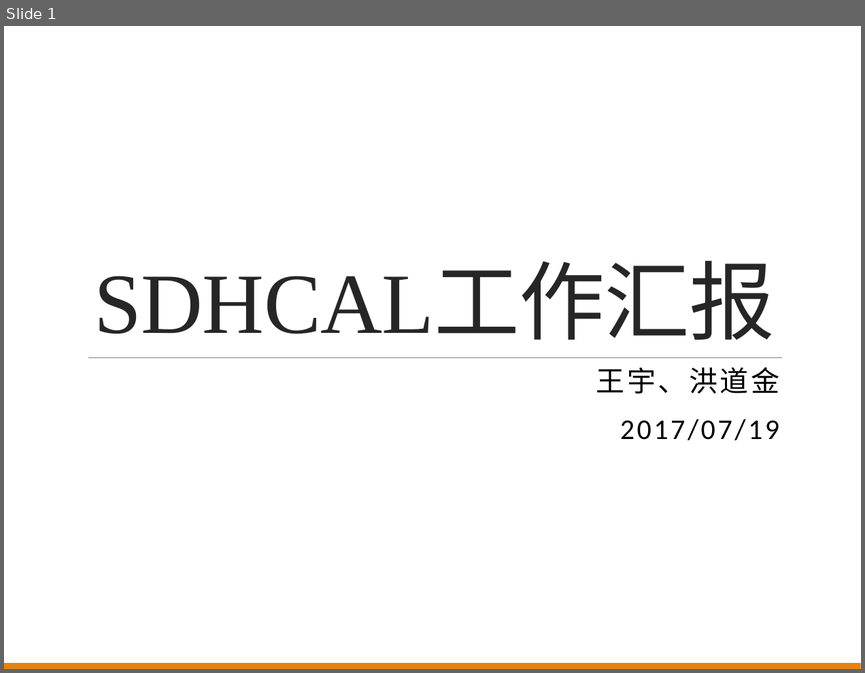
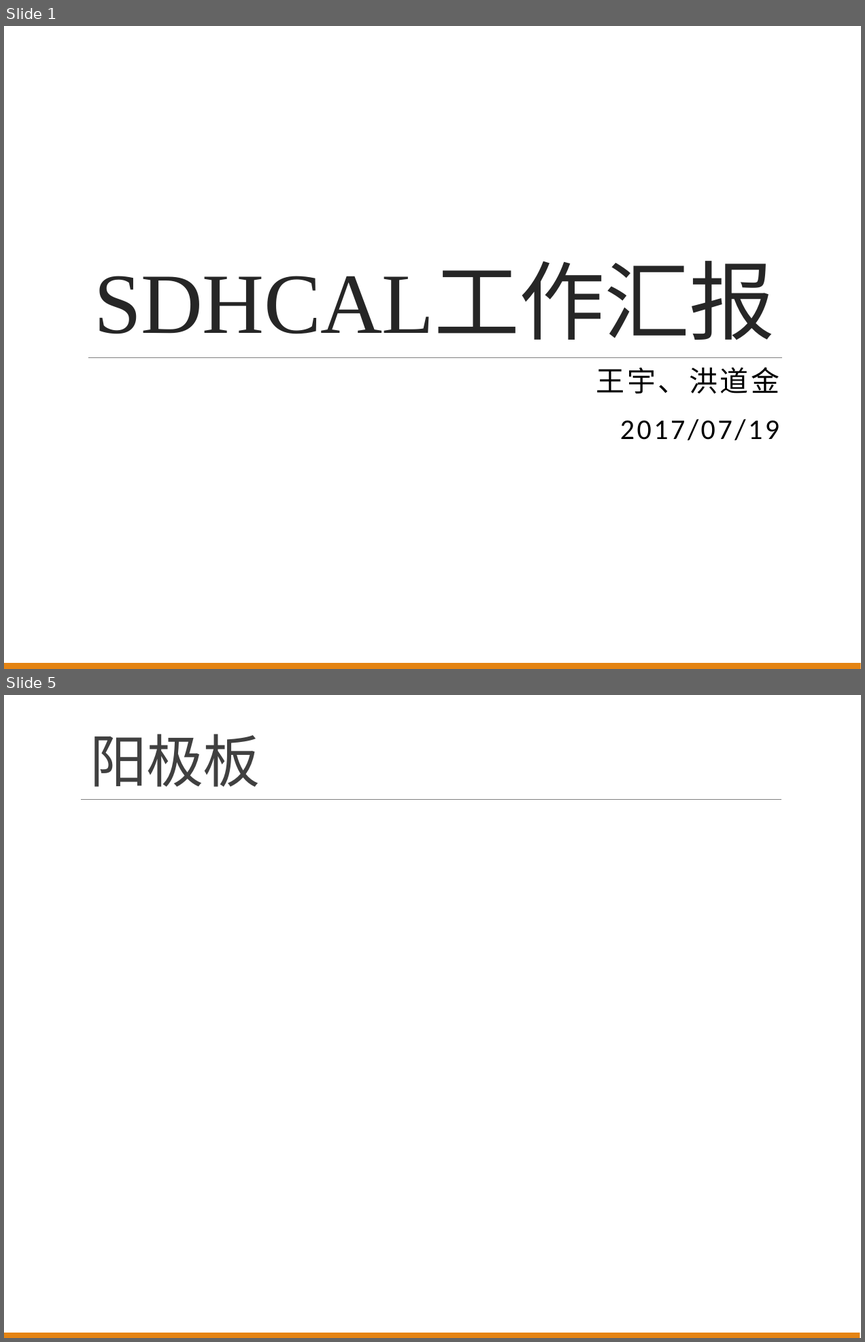
Before and after one commit to wyu0725/SDHCAL_DAQ, a slide deck: Slides/SDHCALReport20170719.pptx. Shown one above the other, each under a label of ours: slide 1 before the commit, slides 1 and 5 after it; the slides between them are not shown. The pictures are 865x673 and 865x1342 pixels, drawn with LibreOffice and Linux fonts; fonts in the diff are those of the drawing. Boxes give left, top, right and bottom in pixels: in the first picture for what was removed or moved away, otherwise in the second. Text is boxed around its words. In the diff, an @@ line names an element or a change of style, - is before the commit and + after.

```diff
--- a/Slides/SDHCALReport20170719.pptx
+++ b/Slides/SDHCALReport20170719.pptx
@@ slide 5 added at (4, 695, 861, 1338), background #FFFFFF @@
@@ title added at (90, 734, 260, 787), 48 pt, text #404040 @@
+阳极板
@@ line added from (81, 800) to (781, 800), #808080 0.5 pt @@
@@ rectangle added at (4, 1332, 860, 1338), fill #E48312 @@
```
Also in this commit, not shown: 2 slides changed, 2 other slides added, 3 slides removed, 1 other file.
